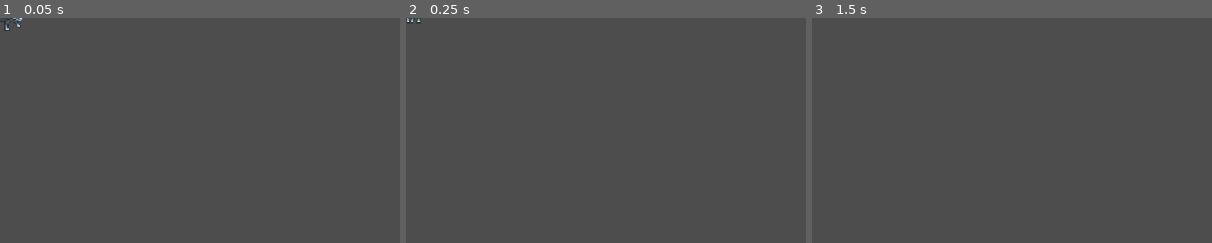
Above: before the commit, frames 1-3 (left to right).
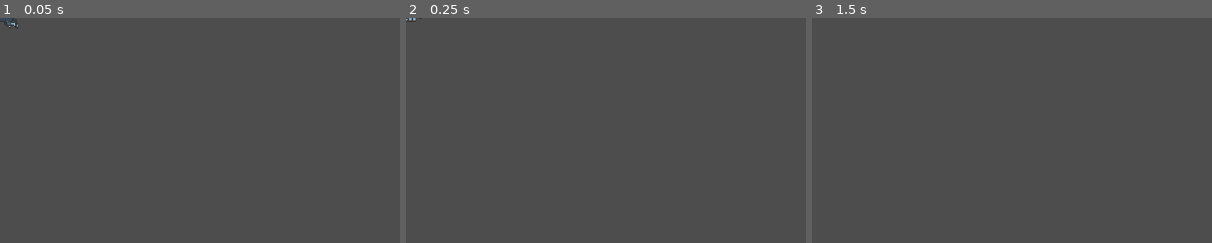
Above: after the commit, the same moments.

Repository: seancl8611/oathbound
Game: Godot game, scene res://Regions/Hushiro/Enemies/Standard/BlightedHound.tscn
Same seed, same stepped clock (60 frames per second), same inputs: the game is played once before the commit and once after it. This scene is started directly instead of the project's main scene. Sound files missing from this copy of the repository are replaced by a short silence.
Inputs (mouse positions are % of the whole screen's width and height, from its top left):
- Up to frame 1 (0.05 s): no input
- Up to frame 2 (0.25 s): no input
- Up to frame 3 (1.5 s): tap Enter at 0.5 s; move the mouse to (72, 45) at 0.52 s; press the mouse at (72, 45) at 0.53 s; hold D (right) 0.53-1.28 s; tap Space (dash) at 1.25, 1.35 s; move the mouse to (30, 55) at 1.27 s; release the mouse at (30, 55) at 1.28 s; hold S (down) from 1.28 s (still down)
The pictures show only the part of the screen within x 0-50%, y 0-50%; the shares and areas given below are measured in that part.

The runs differ from the first frame. In frame 1, 0.1% of the frame differs, in the area x 1-6%, y 0-6%; in frame 2, less than 0.1%; in frame 3, nothing differs.

Commit message:
Use canonical Hound script path and node name

Diff:
--- a/game/oathbound/Regions/Hushiro/Enemies/Standard/BlightedHound.tscn
+++ b/game/oathbound/Regions/Hushiro/Enemies/Standard/BlightedHound.tscn
@@ -1,6 +1,6 @@
 [gd_scene load_steps=42 format=3 uid="uid://bug7scwr4htcg"]
 
-[ext_resource type="Script" path="res://Enemy/Area 1/Encounter/blighted_hound.gd" id="1_xvvvy"]
+[ext_resource type="Script" path="res://Regions/Hushiro/Enemies/Standard/BlightedHound.gd" id="1_xvvvy"]
 [ext_resource type="Shader" path="res://Shaders/buff_glow.gdshader" id="2_map1g"]
 [ext_resource type="Texture2D" uid="uid://bdqbmvx2l52bj" path="res://Textures/Enemy/dog/walk1.png" id="3_a7u1x"]
 [ext_resource type="PackedScene" uid="uid://xy3cvpwdy828" path="res://Utility/hurt_box.tscn" id="4_83omp"]
@@ -180,7 +180,7 @@
 [sub_resource type="RectangleShape2D" id="RectangleShape2D_lob7u"]
 size = Vector2(21, 9)
 
-[node name="blighted_hound" type="CharacterBody2D" groups=["enemy"]]
+[node name="BlightedHound" type="CharacterBody2D" groups=["enemy"]]
 collision_layer = 5
 collision_mask = 5
 motion_mode = 1
